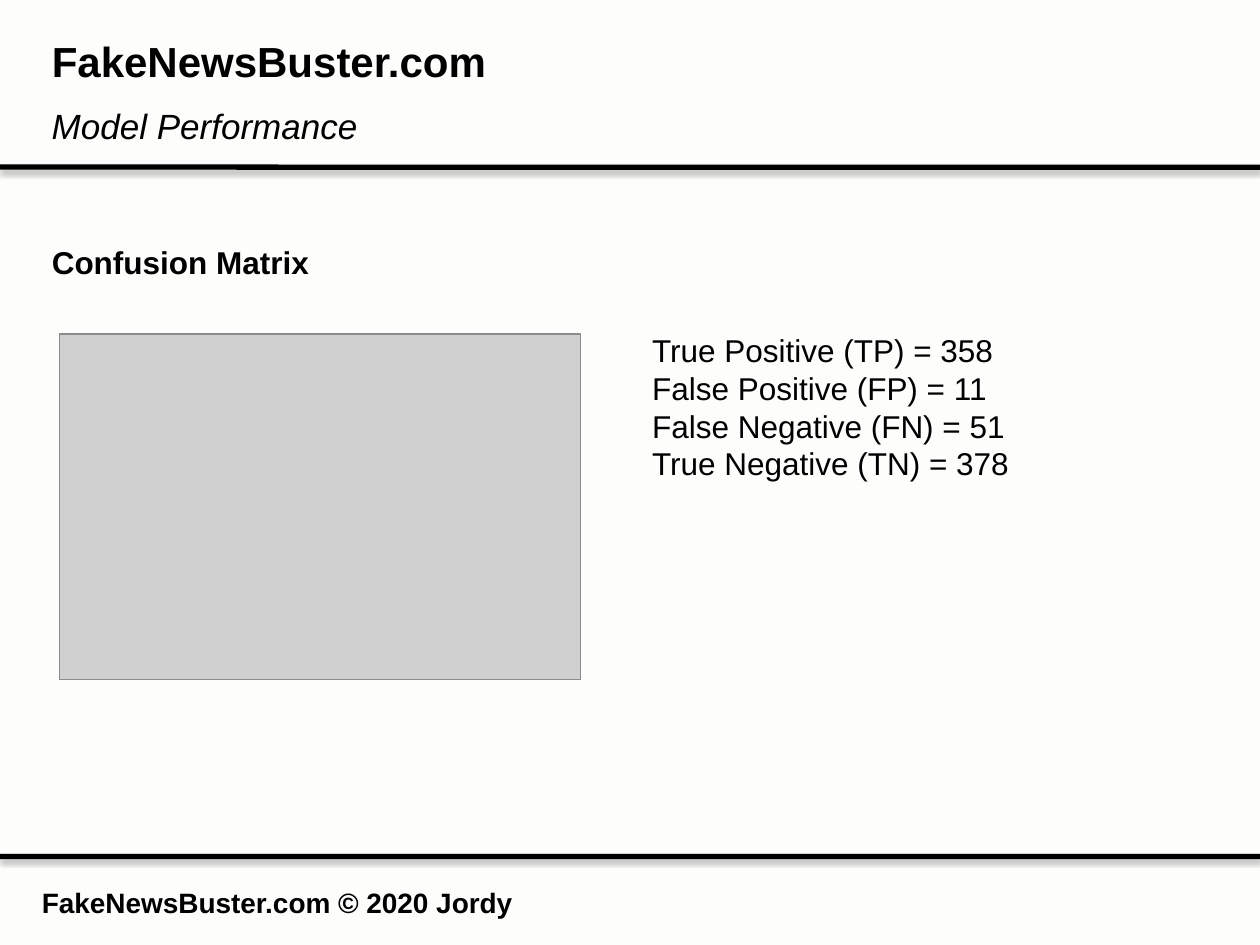
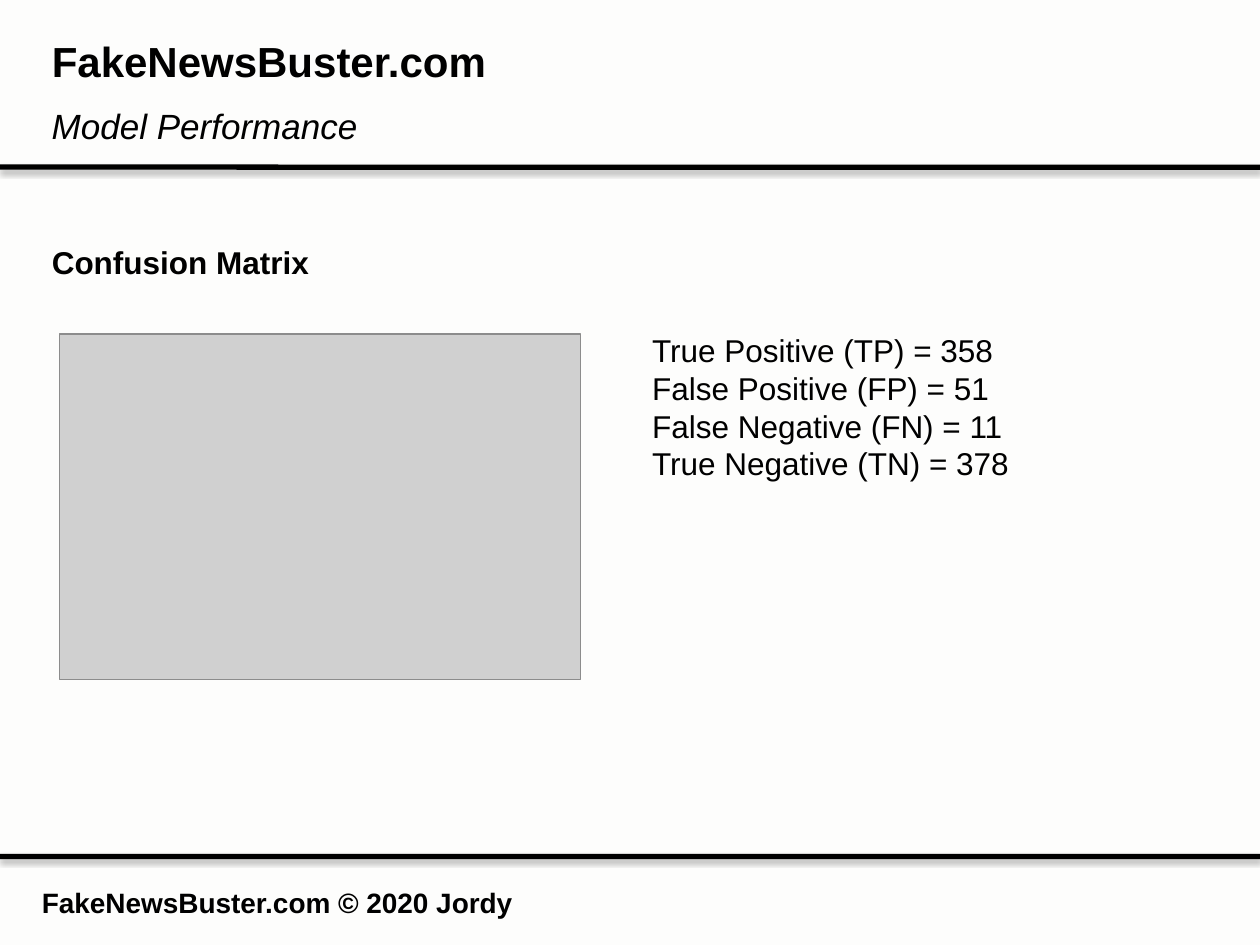
Before and after one commit to Jordyyusim/Fake-News-Detection, a slide deck: slide 13 of Presentation.pptx. Drawn at 1260x945 pixels with LibreOffice and Linux fonts; fonts in the diff are those of the drawing; grey boxes stand for pictures. Boxes give left, top, right and bottom in pixels: in the first picture for what was removed or moved away, otherwise in the second. Text is boxed around its words. In the diff, an @@ line names an element or a change of style, - is before the commit and + after.

```diff
--- a/Presentation.pptx
+++ b/Presentation.pptx
@@ text at box(652, 377, 1003, 444): text changed @@
-False Positive (FP) = 11
-False Negative (FN) = 51
+False Positive (FP) = 51
+False Negative (FN) = 11
```
Also in this commit, not shown: 2 other slides changed.
